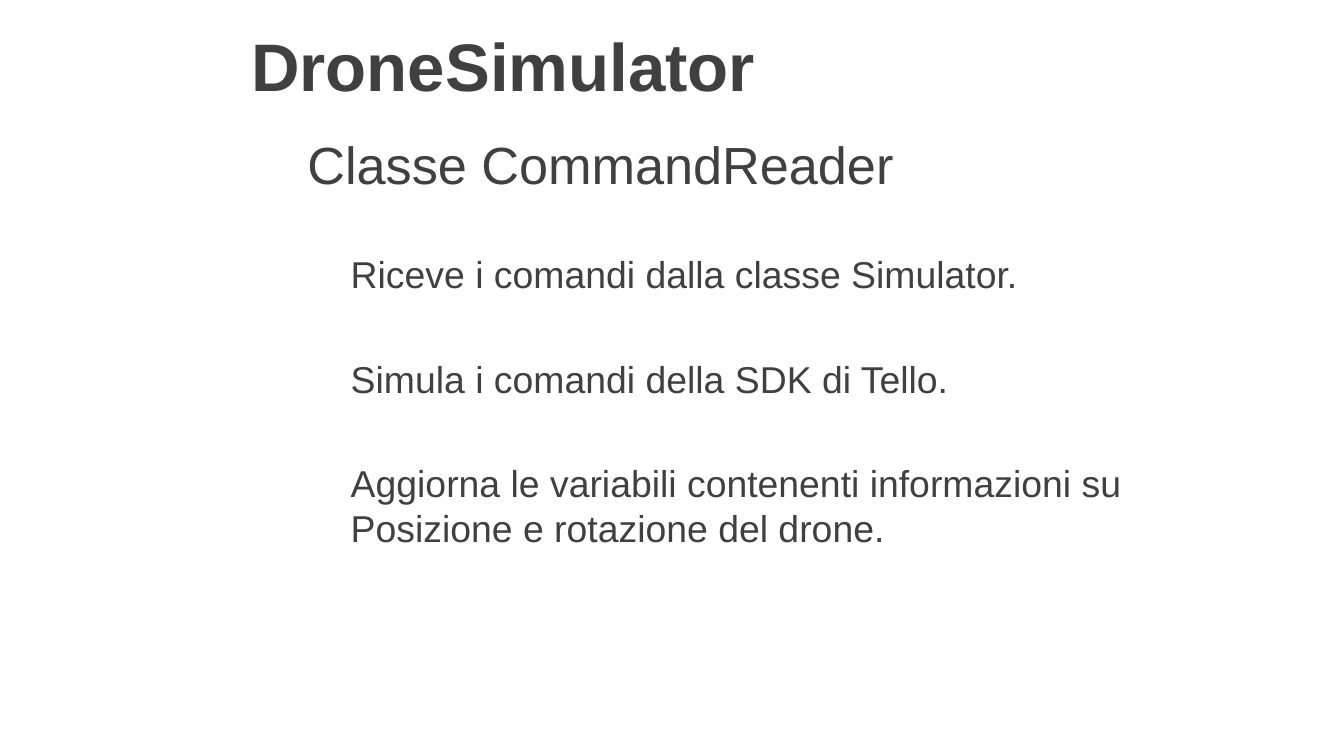
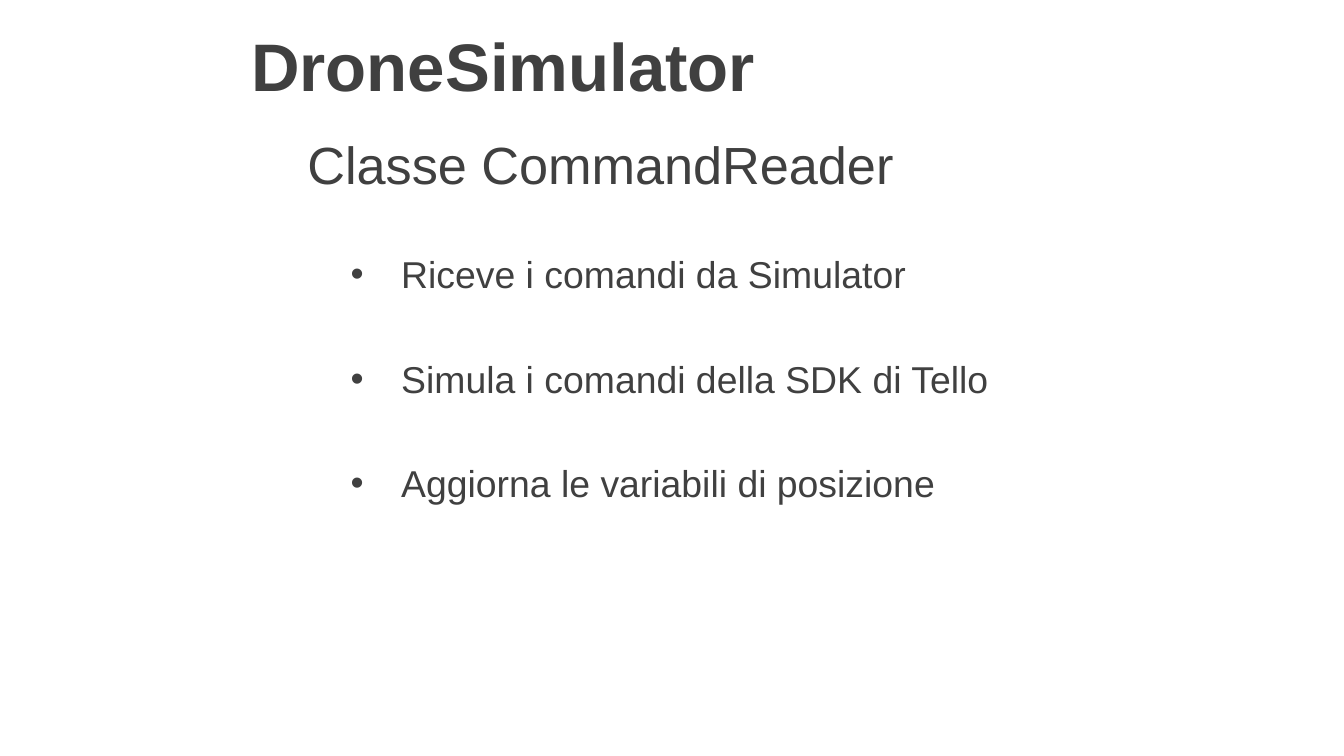
Before and after one commit to LuMug/DroneControlSystem, a slide deck: slide 27 of docs/Presentazione.pptx (slide 33 before the commit). Drawn at 1344x756 pixels with LibreOffice and Linux fonts; fonts in the diff are those of the drawing; background and template pictures are left out. Boxes give left, top, right and bottom in pixels: in the first picture for what was removed or moved away, otherwise in the second. Text is boxed around its words. In the diff, an @@ line names an element or a change of style, - is before the commit and + after.

```diff
--- a/docs/Presentazione.pptx
+++ b/docs/Presentazione.pptx
@@ text at (x1=401, y1=261, x2=988, y2=505): text changed @@
-Riceve i comandi dalla classe Simulator.
-Simula i comandi della SDK di Tello.
-Aggiorna le variabili contenenti informazioni su
-Posizione e rotazione del drone.
+• Riceve i comandi da Simulator
+• Simula i comandi della SDK di Tello
+• Aggiorna le variabili di posizione
```
Also in this commit, not shown: 6 other slides changed, 2 slides added, 8 slides removed.
